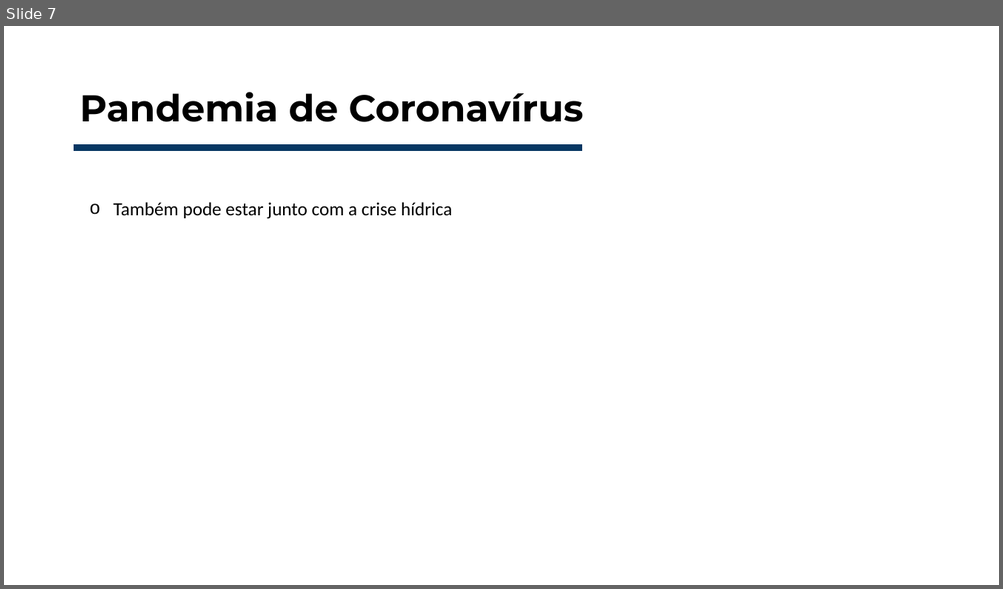
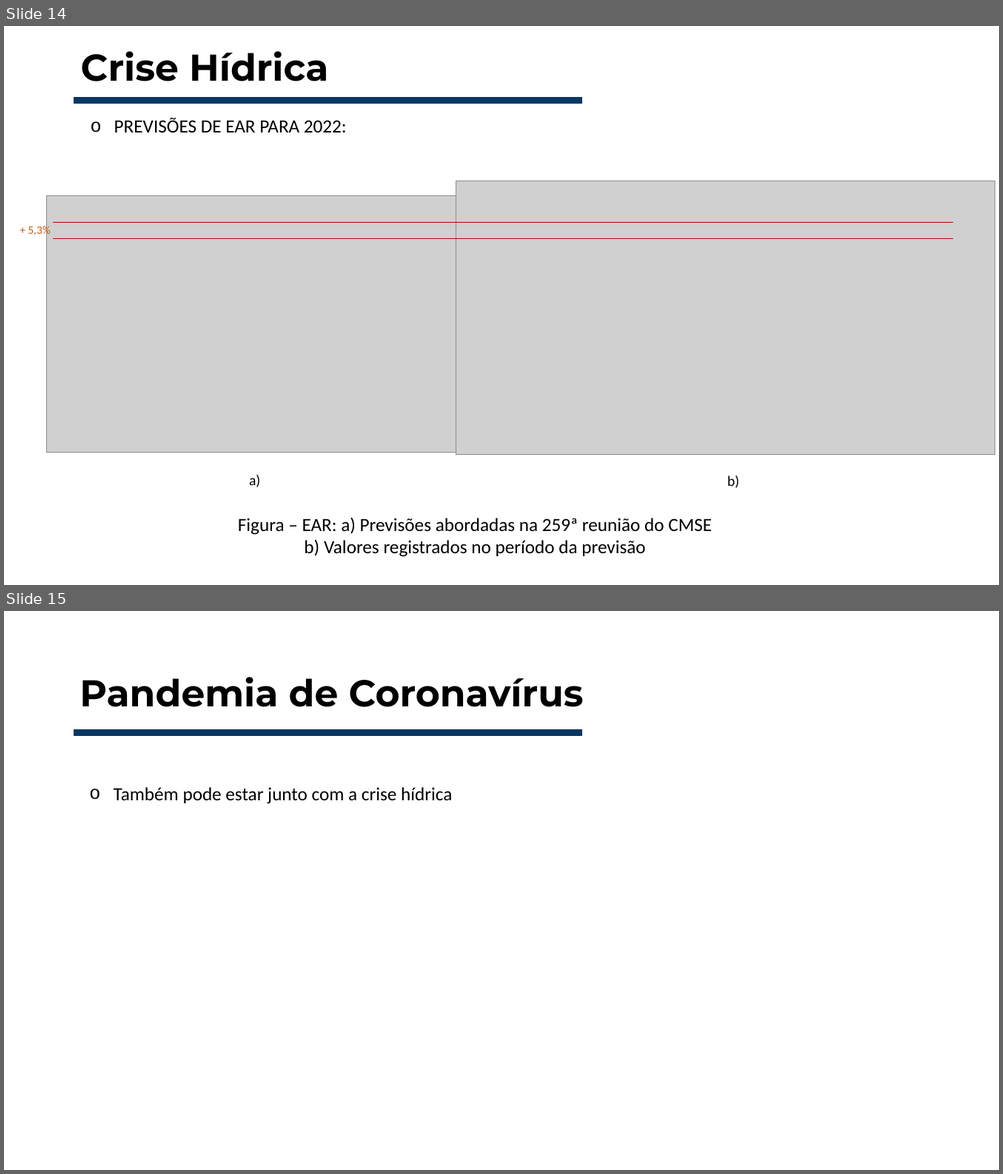
Before and after one commit to Rafa3lAlbuqueruqe/Planejamento_energetico_trabalhos, a slide deck: Seminário 1 - CMSE/Seminário - Comitê de Monitoramento do Sistema Elétrico.pptx. Shown one above the other, each under a label of ours: slide 7 before the commit, slides 14 and 15 after it. The pictures are 1003x589 and 1003x1174 pixels, drawn with LibreOffice and Linux fonts; fonts in the diff are those of the drawing; grey boxes stand for pictures. Boxes give left, top, right and bottom in pixels: in the first picture for what was removed or moved away, otherwise in the second. Text is boxed around its words. In the diff, an @@ line names an element or a change of style, - is before the commit and + after.

Commit message:
Added figures and pages to presentation

```diff
--- a/Seminário 1 - CMSE/Seminário - Comitê de Monitoramento do Sistema Elétrico.pptx
+++ b/Seminário 1 - CMSE/Seminário - Comitê de Monitoramento do Sistema Elétrico.pptx
@@ slide 14 added at box(4, 26, 999, 585), background #FFFFFF @@
@@ title added at box(81, 51, 328, 82), 36 pt, text #000000, bold @@
+Crise Hídrica
@@ line added from (74, 101) to (582, 101), #073763 6 pt @@
@@ text added at box(114, 118, 347, 133), 18 pt, text #000000 @@
+  o PREVISÕES DE EAR PARA 2022:
@@ picture added at box(456, 181, 995, 455) @@
@@ picture added at box(46, 196, 484, 453) @@
@@ text added at box(28, 224, 50, 238), 11 pt, text #C55A11 @@
++ 5,3%
@@ line added from (54, 222) to (953, 222), #C00000 0.5 pt @@
@@ line added from (54, 238) to (953, 238), #C00000 0.5 pt @@
@@ text added at box(249, 475, 260, 488), 14 pt, text #000000 @@
+a)
@@ text added at box(727, 476, 739, 488), 14 pt, text #000000 @@
+b)
@@ text added at box(238, 517, 711, 557), 18 pt, text #000000 @@
+Figura – EAR: a) Previsões abordadas na 259ª reunião do CMSE b) Valores registrados no período da previsão
@@ what was slide 7 is now slide 15 @@
```
Also in this commit, not shown: 1 slide changed, 7 other slides added, 13 other files.
